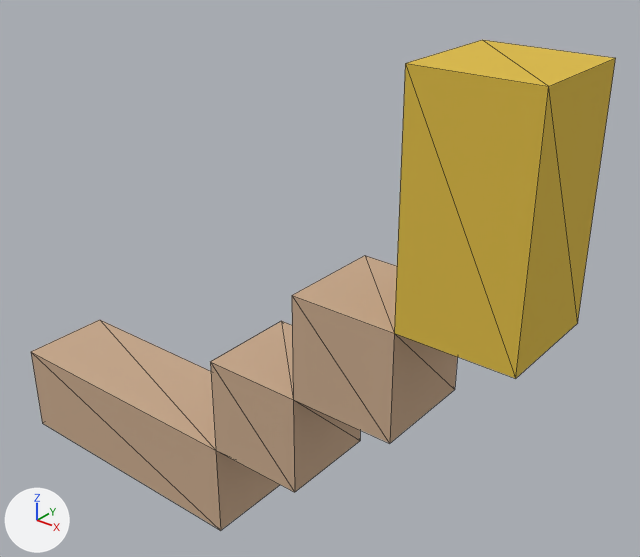
Two versions of the FBX model res/voxel/characters/orc/entity/obj/fbx/orc_12_right_hand_attack.fbx, one commit apart.
Before and after are seen from a 50 mm lens placed at (0.318, -0.086, 1.525), pointed at (-0.149, 0.498, 1.163). Arrows for +X, +Y and +Z are at lower left; the lights stay in place. Mesh edges are drawn as thin lines. Where no turn or scale is listed for an object, it has been applied to the vertices. Vertices at the same position are counted once.

In view in the first picture: 'right_hand_attack.009'.
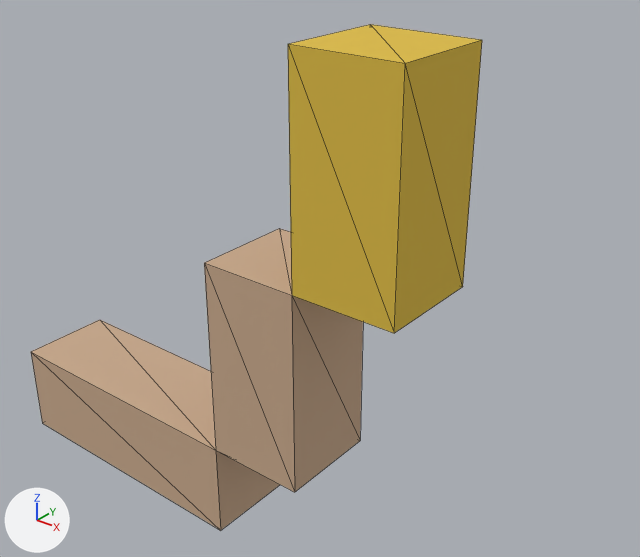
The newer file is also rescaled (x10.0), turned or shifted as a whole; pictures and numbers use the older file's frame.

What changed in the scene script:
```text
Change me_right_hand_attack_009:
    used by ob_right_hand_attack_009; location = (0.0, 0.0, 0.0)
    remove me_right_hand_attack_009.from_pydata(...)  # 26 vertices, 48 faces; spans x -0.5..0.1, y 0.4..0.5, z 0.9..1.4
    add me_right_hand_attack_009.from_pydata(...)  # 20 vertices, 36 faces; spans x -0.5..0.0, y 0.4..0.5, z 0.9..1.4
    me_right_hand_attack_009 part 1
    10 vertices are removed from x -0.2..0.1, y 0.4..0.5, z 1.1..1.4
    34 faces are deleted
    4 vertices are added at (-0.2, 0.4, 1.2), (-0.2, 0.5, 1.2), (-0.1, 0.4, 1.4), (-0.1, 0.5, 1.4)
    22 new faces join them
```

Changed parts and their boxes (x1, y1, x2, y2) in the pictures (640 x 557 px):
'right_hand_attack.009', reshaped (23% narrower)
    before: (31, 40, 616, 530)
    after: (31, 24, 482, 530)
part 1 of me_right_hand_attack_009, cut back
    before: (210, 40, 616, 492)
    after: (204, 24, 482, 492)
